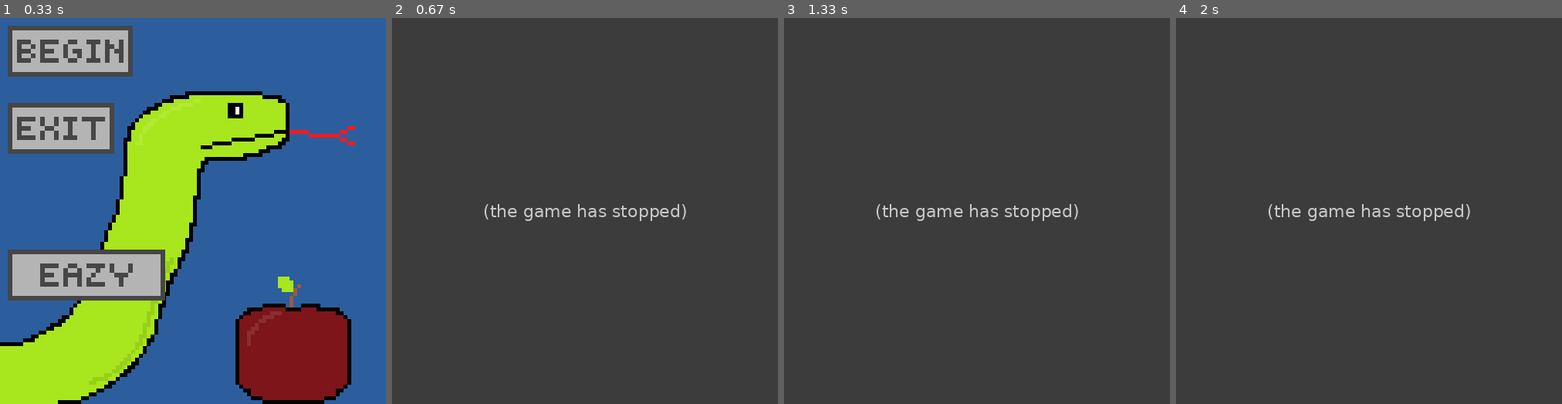
Above: before the commit, frames 1-4 (left to right).
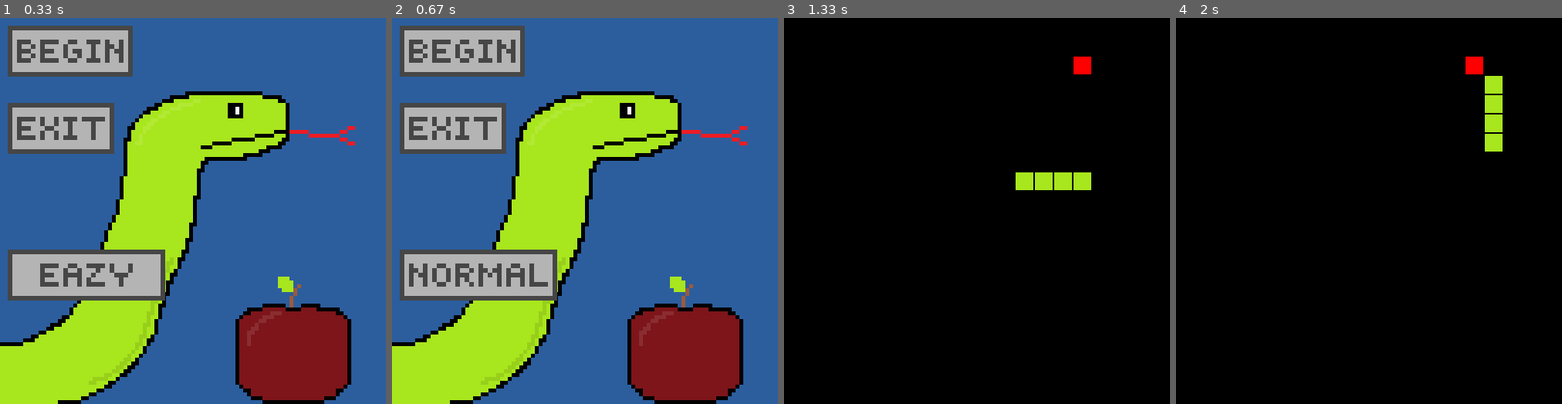
Above: after the commit, the same moments.

Repository: klapekm/python_pygame_snake
Game: pygame game, started from snake.py
Same seed, same stepped clock (60 frames per second), same inputs: the game is played once before the commit and once after it.
Inputs (mouse positions are in pixels of both pictures, inside the frame that each line leads up to):
- Up to frame 1 (0.33 s): no input
- Up to frame 2 (0.67 s): press the mouse at (476, 276) at 0.37 s; move the mouse to (484, 245) at 0.47 s; release the mouse at (492, 214) at 0.6 s
- Up to frame 3 (1.33 s): click (853, 52) at 0.72 s; hold Right from 1 s (still down); move the mouse to (857, 153) at 1.03 s
- Up to frame 4 (2 s): release Right at 1.47 s; hold Up 1.5-1.8 s; hold Up from 1.83 s (still down)

Frame 1 is identical in both runs. In frame 2, 94% of the frame differs, in the area x 0-100%, y 0-100%; in frame 3, 100%; in frame 4, 100%.
Error before the commit: AttributeError: 'Button' object has no attribute 'swap_image' (snake.py line 232); the game stopped at 0.37 s (later frames are placeholders)

Commit message:
Made some minor changes in the button class

Diff:
--- a/button_template.py
+++ b/button_template.py
@@ -5,7 +5,7 @@
 	def __init__(self, x, y, image, scale):
 		width = image.get_width()
 		height = image.get_height()
-		self.image = pygame.transform.scale(image, (int(width*scale), int(height*scale)))
+		self.image = pygame.transform.scale(image, (int(width * scale), int(height * scale)))
 		self.rect = self.image.get_rect()
 		self.rect.topleft = (x, y)
 		self.clicked = False
@@ -14,10 +14,17 @@
 		action = False
 		pos = pygame.mouse.get_pos()
 		if self.rect.collidepoint(pos):
-			if pygame.mouse.get_pressed()[0] == 1 and self.clicked == False:
+			if pygame.mouse.get_pressed()[0] == 1 and self.clicked is False:
 				self.clicked = True
 				action = True
 		if pygame.mouse.get_pressed()[0] == 0:
 			self.clicked = False
 		surface.blit(self.image, self.rect)
 		return action
+
+	def swap_image(self, x, y, image, scale):
+		width = image.get_width()
+		height = image.get_height()
+		self.image = pygame.transform.scale(image, (int(width * scale), int(height * scale)))
+		self.rect = self.image.get_rect()
+		self.rect.topleft = (x, y)
